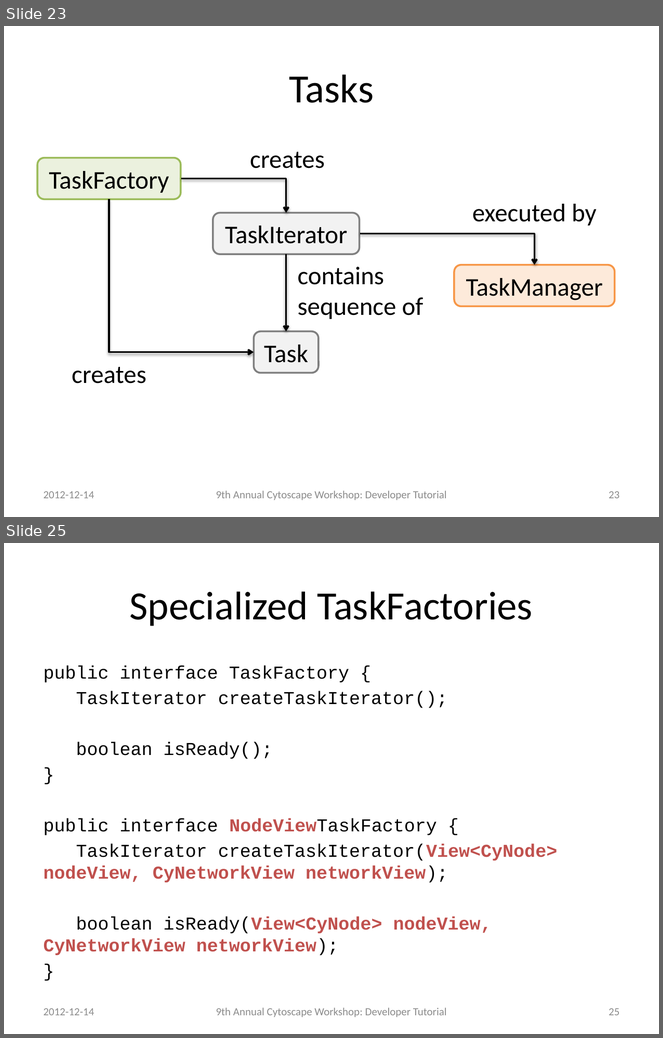
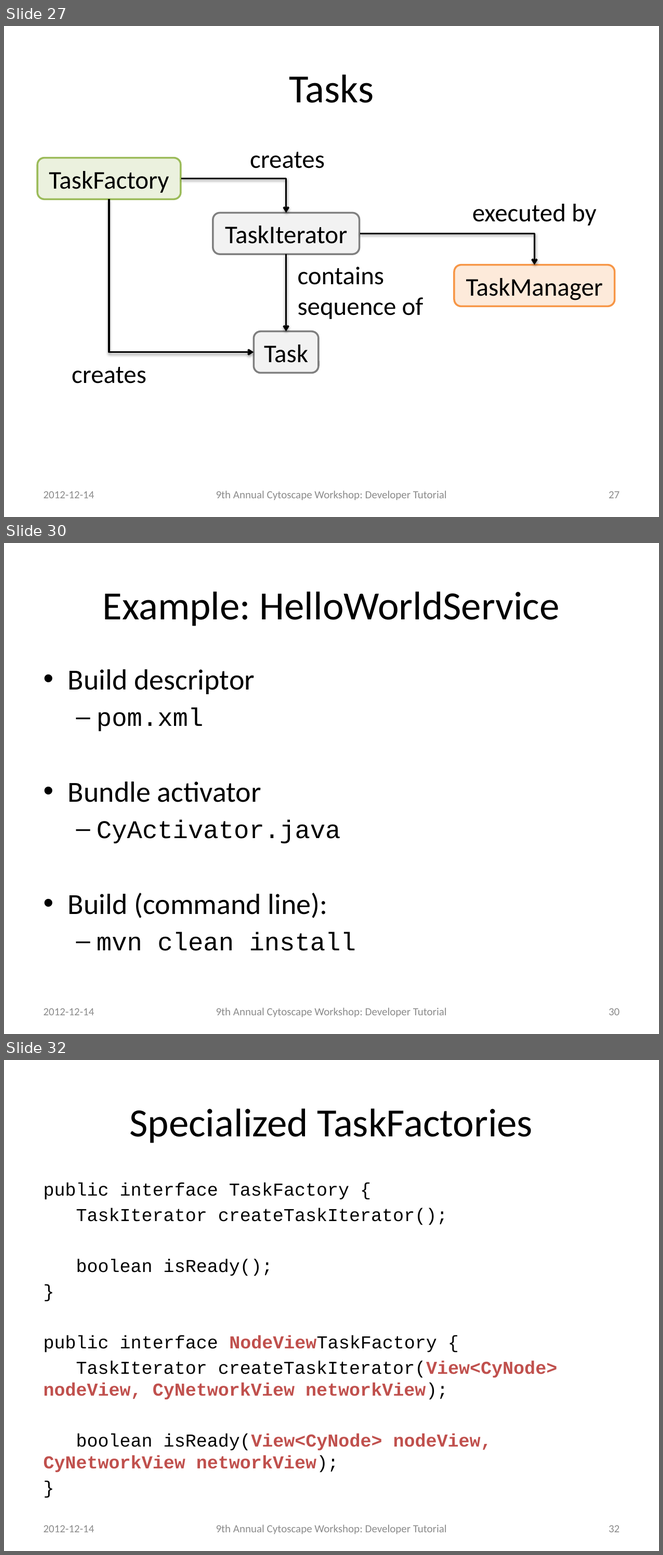
Before and after one commit to jrrmzz/cy3-dev-tutorial, a slide deck: slides.pptx. Shown one above the other, each under a label of ours: slides 23 and 25 before the commit, slides 27, 30 and 32 after it; the slides between them are not shown. The pictures are 663x1038 and 663x1555 pixels, drawn with LibreOffice and Linux fonts; fonts in the diff are those of the drawing. Boxes give left, top, right and bottom in pixels: in the first picture for what was removed or moved away, otherwise in the second. Text is boxed around its words. In the diff, an @@ line names an element or a change of style, - is before the commit and + after.

```diff
--- a/slides.pptx
+++ b/slides.pptx
@@ slide 30 added at [4, 543, 659, 1034], background #FFFFFF @@
@@ title added at [103, 591, 560, 626], 44 pt, text #000000 @@
+Example: HelloWorldService
@@ text added at [68, 669, 357, 951], 32 pt, text #000000 @@
+• Build descriptor
+  – pom.xml
+• Bundle activator
+  – CyActivator.java
+• Build (command line):
+  – mvn clean install
@@ text added at [44, 1008, 94, 1016], 12 pt, text #8C8C8C @@
+2012-12-14
@@ text added at [216, 1008, 447, 1018], 12 pt, text #8C8C8C @@
+9th Annual Cytoscape Workshop: Developer Tutorial
@@ page number added at [609, 1008, 620, 1016], 12 pt, text #8C8C8C @@
+30
@@ what was slide 23 is now slide 27 @@
@@ page number at [609, 491, 620, 499]: text changed @@
-23
+27
@@ what was slide 25 is now slide 32 @@
@@ page number at [609, 1525, 620, 1533]: text changed @@
-25
+32
```
Also in this commit, not shown: 10 slides changed, 7 other slides added.
